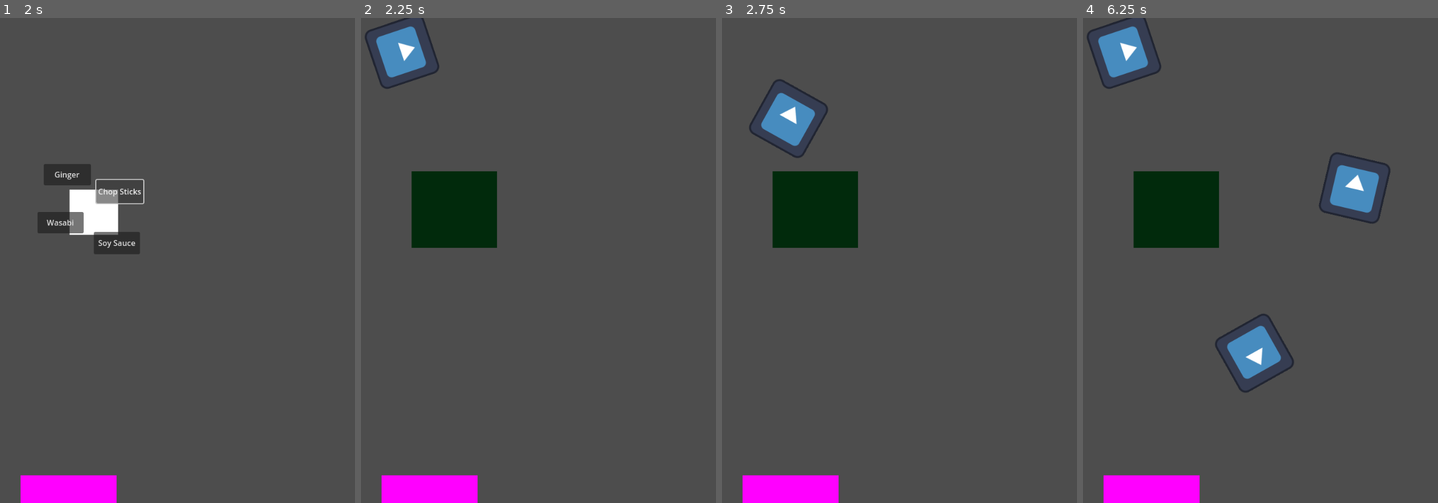
Above: before the commit, frames 1-4 (left to right).
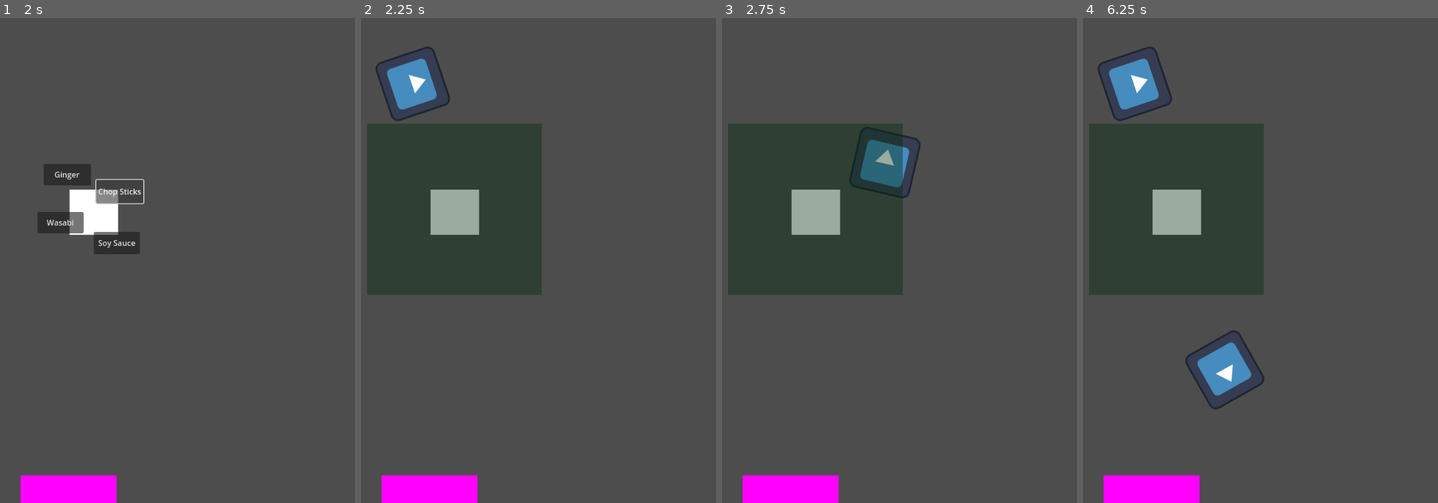
Above: after the commit, the same moments.

Repository: john9francis/sushi-attack
Game: Godot game, scene res://scripts/main.tscn
The game is run twice, just before and just after one commit, with the same random seed, the same clock (stepped at 60 frames per second) and the same inputs. The engine's default icon, where the game draws it, is replaced by a stand-in: a white triangle on a blue panel in a dark square.
Inputs (mouse positions are in pixels of both pictures, inside the frame that each line leads up to):
- Up to frame 1 (2 s): tap Enter at 0.5 s; move the mouse to (95, 212) at 0.52 s; press the mouse at (95, 212) at 0.53 s; release the mouse at (95, 212) at 1.25 s; click "Chop Sticks" at 1.25 s
- Up to frame 2 (2.25 s): click "Soy Sauce" at 2 s
- Up to frame 3 (2.75 s): no input
- Up to frame 4 (6.25 s): move the mouse to (1175, 284) at 2.77 s; click (1175, 284) at 2.85 s; move the mouse to (1320, 153) at 3.52 s; press the mouse at (1320, 153) at 3.53 s; move the mouse to (1249, 357) at 4.27 s; release the mouse at (1249, 357) at 4.28 s; click (1249, 357) at 4.35 s; move the mouse to (1420, 333) at 5.02 s; press the mouse at (1420, 333) at 5.03 s; move the mouse to (1125, 187) at 5.77 s; release the mouse at (1125, 187) at 5.78 s; click (1125, 187) at 5.85 s

Frame 1 is identical in both runs. In frame 2, 19% of the frame differs, in the area x 1-51%, y 0-58%; in frame 3, 18%; in frame 4, 23%, in the area x 1-87%, y 0-81%.

Commit message:
now the enemies have their own speed

Diff:
--- a/scripts/enemy.gd
+++ b/scripts/enemy.gd
@@ -1,21 +1,12 @@
-extends PathFollow2D
+extends Area2D
 
-var speed = 10
+@export var speed = 10
 
 # Called when the node enters the scene tree for the first time.
 func _ready():
-	progress = 0
 	pass # Replace with function body.
 
 
 # Called every frame. 'delta' is the elapsed time since the previous frame.
 func _process(_delta):
-	progress += speed
 	pass
-
-
-
-func _on_area_2d_area_entered(area):
-	# if this is the enemyDestination, delete this
-	if (area.get_instance_id() == 24847058072):
-		queue_free()
--- a/scripts/enemy.tscn
+++ b/scripts/enemy.tscn
@@ -1,11 +1,13 @@
-[gd_scene load_steps=3 format=3 uid="uid://dbbij5u3up0gx"]
+[gd_scene load_steps=4 format=3 uid="uid://dbbij5u3up0gx"]
 
+[ext_resource type="Script" path="res://scripts/enemy.gd" id="1_51noo"]
 [ext_resource type="Texture2D" uid="uid://cnrutnsh2ewnh" path="res://icon.svg" id="2_wy6gg"]
 
 [sub_resource type="CircleShape2D" id="CircleShape2D_tg4ib"]
 radius = 60.0333
 
 [node name="Area2D" type="Area2D"]
+script = ExtResource("1_51noo")
 
 [node name="CollisionShape2D" type="CollisionShape2D" parent="."]
 shape = SubResource("CircleShape2D_tg4ib")
--- a/scripts/level.gd
+++ b/scripts/level.gd
@@ -41,8 +41,11 @@
 # Called every frame. 'delta' is the elapsed time since the previous frame.
 func _process(_delta):
 	# Make the enemies advance
-	for path in pathFollowList:
-		path.progress += 5
+	for entry in pathFollowList:
+		var path = entry[0]
+		var speed = entry[1]
+
+		path.progress += speed
 	pass
 
 
@@ -55,7 +58,9 @@
 
 		$EnemyPath.add_child(pathFollow)
 
-		pathFollowList.append(pathFollow)
+		# Add to the pathFollowList a tuple of the enemy and it's speed
+		var enemySpeed = enemy.speed
+		pathFollowList.append([pathFollow,enemySpeed])
 		#multipleEnemies = false
 
 
--- a/scripts/ss_tower.tscn
+++ b/scripts/ss_tower.tscn
@@ -11,6 +11,7 @@
 shape = SubResource("CircleShape2D_2a3g2")
 
 [node name="Sprite2D" type="Sprite2D" parent="."]
-modulate = Color(0.00392157, 0.164706, 0.0470588, 1)
-scale = Vector2(176.5, 157.5)
+modulate = Color(0.00392157, 0.164706, 0.0470588, 0.396078)
+position = Vector2(4.76837e-06, 0)
+scale = Vector2(360, 353)
 texture = SubResource("CanvasTexture_6dy65")
